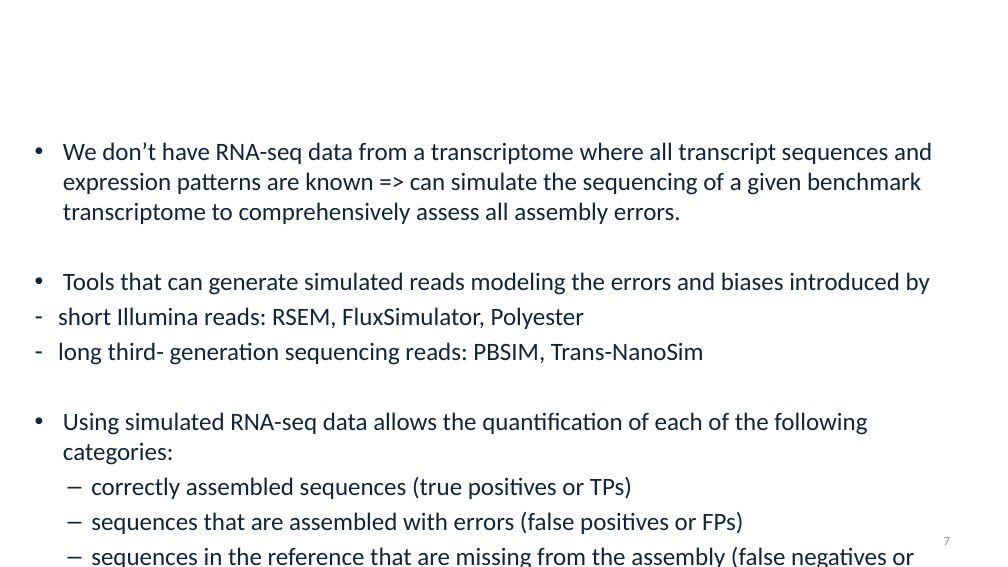
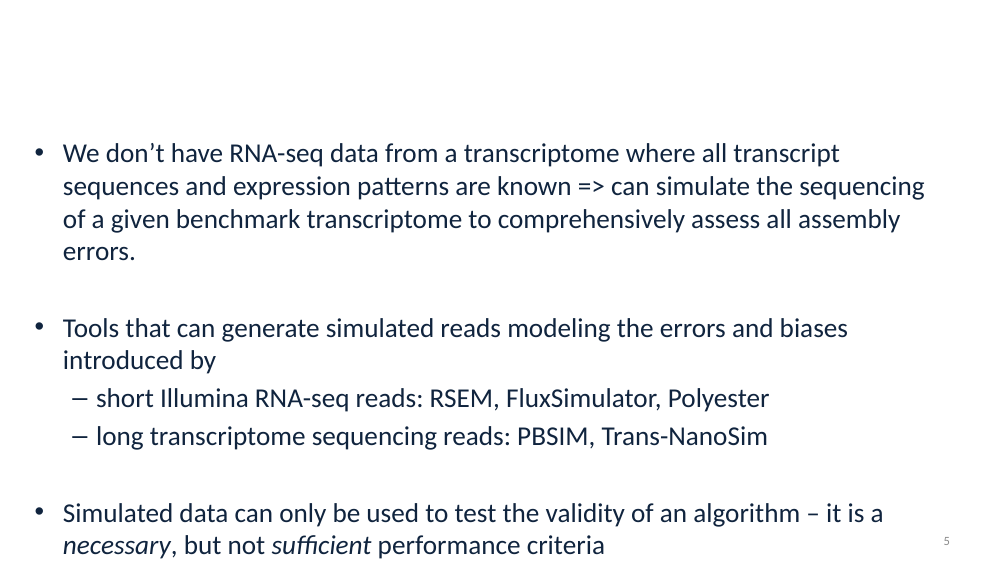
Before and after one commit to alekseyzimin/BME-Algorithms-for-Analysis-of-Genomic-Data, a slide deck: slide 5 of Lectures/Week 10 -- Evaluation of Transcript assemblies.pptx (slide 7 before the commit). Drawn at 1008x567 pixels with LibreOffice and Linux fonts; fonts in the diff are those of the drawing; background and template pictures are left out. Boxes give left, top, right and bottom in pixels: in the first picture for what was removed or moved away, otherwise in the second. Text is boxed around its words. In the diff, an @@ line names an element or a change of style, - is before the commit and + after.

```diff
--- a/Lectures/Week 10 -- Evaluation of Transcript assemblies.pptx
+++ b/Lectures/Week 10 -- Evaluation of Transcript assemblies.pptx
@@ text at bbox=[63, 143, 924, 374]: size 23.8 to 25.9 pt in "We don’t have RNA-seq data from a ...", "Tools that can generate simulated reads modeling ..." @@
@@ text at bbox=[63, 388, 884, 559]: text changed; size 23.8 to 25.9 pt @@
-– short Illumina reads: RSEM, FluxSimulator, Polyester
-– long third- generation sequencing reads: PBSIM, Trans-NanoSim
-• Using simulated RNA-seq data allows the quantification of each of the following categories:
-  – correctly assembled sequences (true positives or TPs)
-  – sequences that are assembled with errors (false positives or FPs)
-  – sequences in the reference that are missing from the assembly (false negatives or FNs)
+  – short Illumina RNA-seq reads: RSEM, FluxSimulator, Polyester
+  – long transcriptome sequencing reads: PBSIM, Trans-NanoSim
+• Simulated data can only be used to test the validity of an algorithm – it is a necessary, but not sufficient performance criteria
@@ page number at bbox=[944, 537, 950, 545]: text changed @@
-7
+5
```
Also in this commit, not shown: 1 other slide changed, 2 slides removed, 1 other file.
